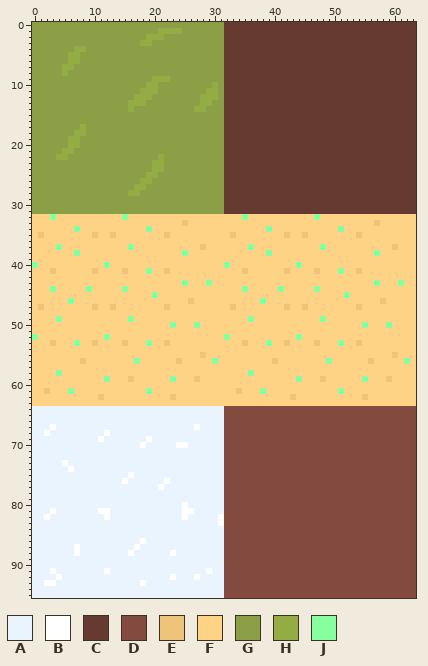
Pixel-art file -- assets/sprites/ground/grass.aseprite. Above is the file before it was changed.
64x96 pixels, 1 frame.
Palette (. is transparent): A #eaf4ff  B #ffffff  C #663931  D #834a40  E #eec47a  F #ffd386  G #8c9e46  H #94ac44  J #86ff9f
New version:
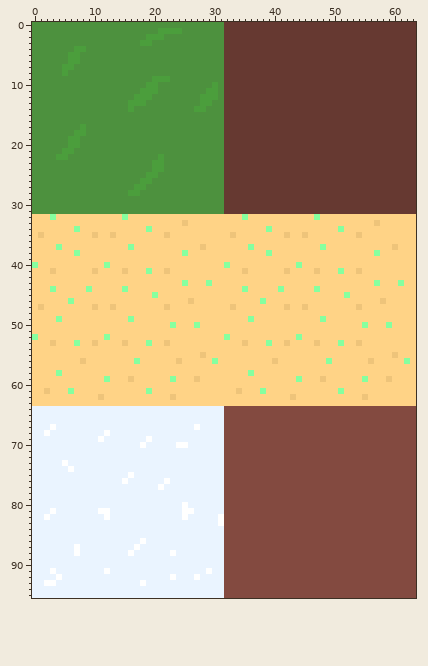
What changed:
Colour G changes from #8c9e46 to #4d913e.
Colour H changes from #94ac44 to #4b9e3c.
Where, in picture pixels (left, top, right, bottom), the same in both pictures:
changed: (32, 22, 224, 214)
